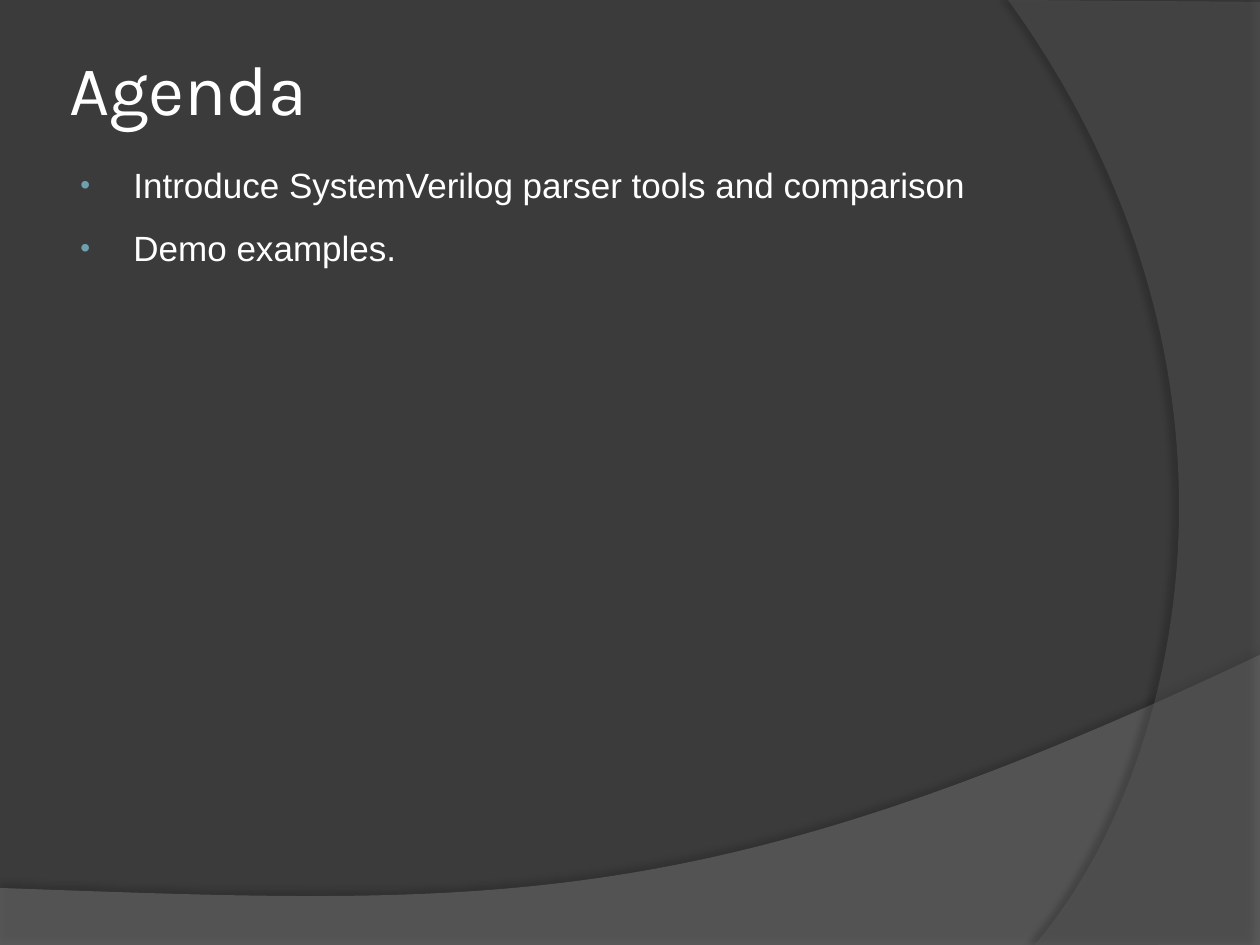
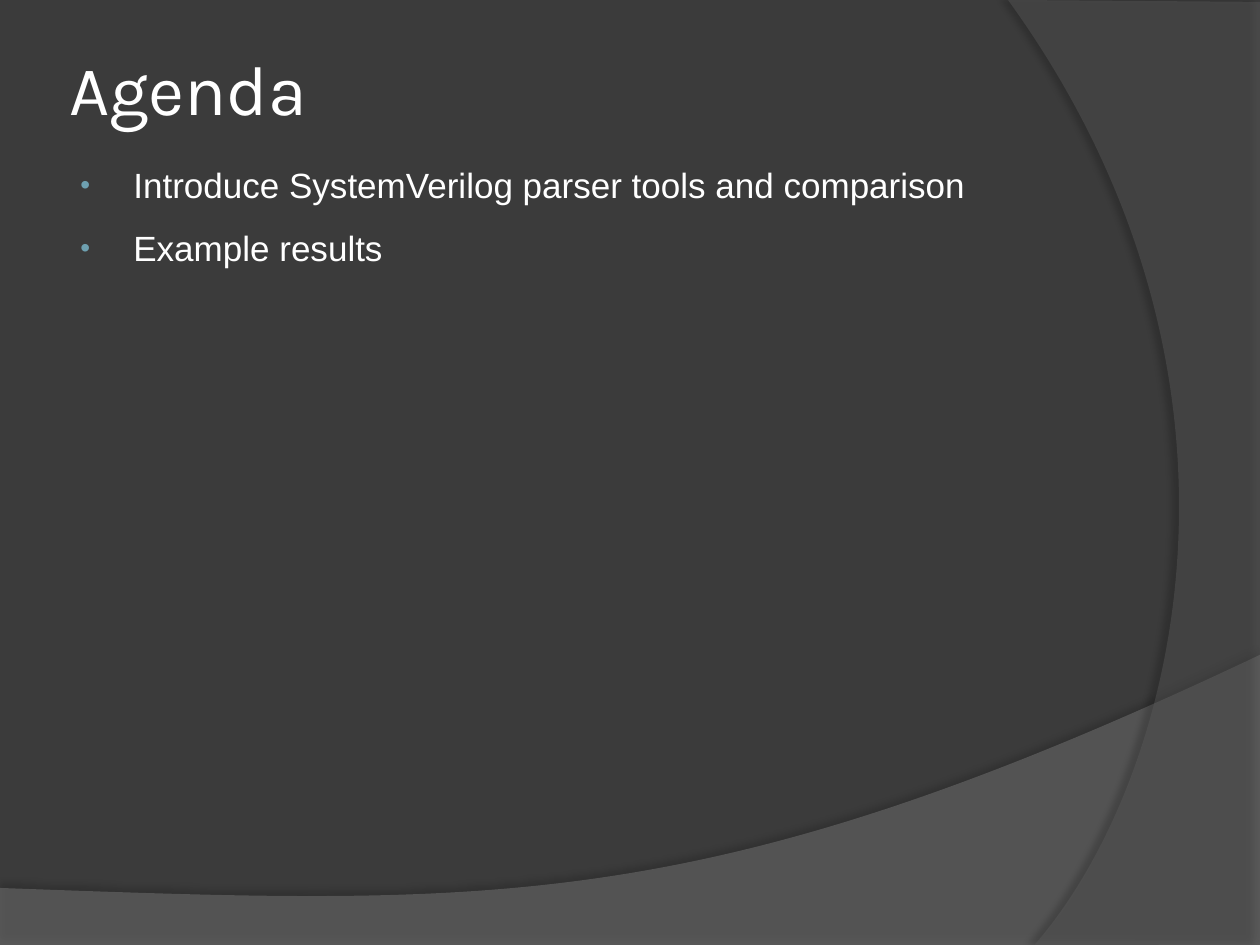
Before and after one commit to LiuChenHsiung/misc, a slide deck: slide 2 of SystemVerilog parser Introduction.pptx. Drawn at 1260x945 pixels with LibreOffice and Linux fonts; fonts in the diff are those of the drawing. Boxes give left, top, right and bottom in pixels: in the first picture for what was removed or moved away, otherwise in the second. Text is boxed around its words. In the diff, an @@ line names an element or a change of style, - is before the commit and + after.

```diff
--- a/SystemVerilog parser Introduction.pptx
+++ b/SystemVerilog parser Introduction.pptx
@@ text at [133,235,382,268]: text changed @@
-• Demo examples.
+• Example results
```
Also in this commit, not shown: 1 other slide changed.
